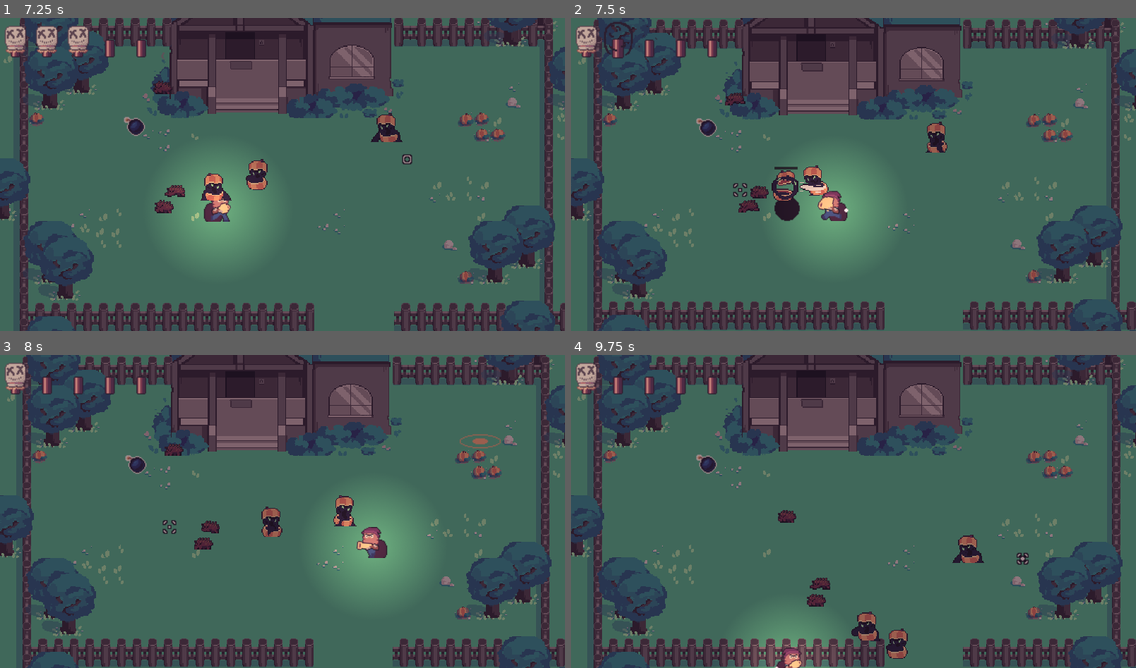
Above: before the commit, frames 1-4 (two rows, left to right).
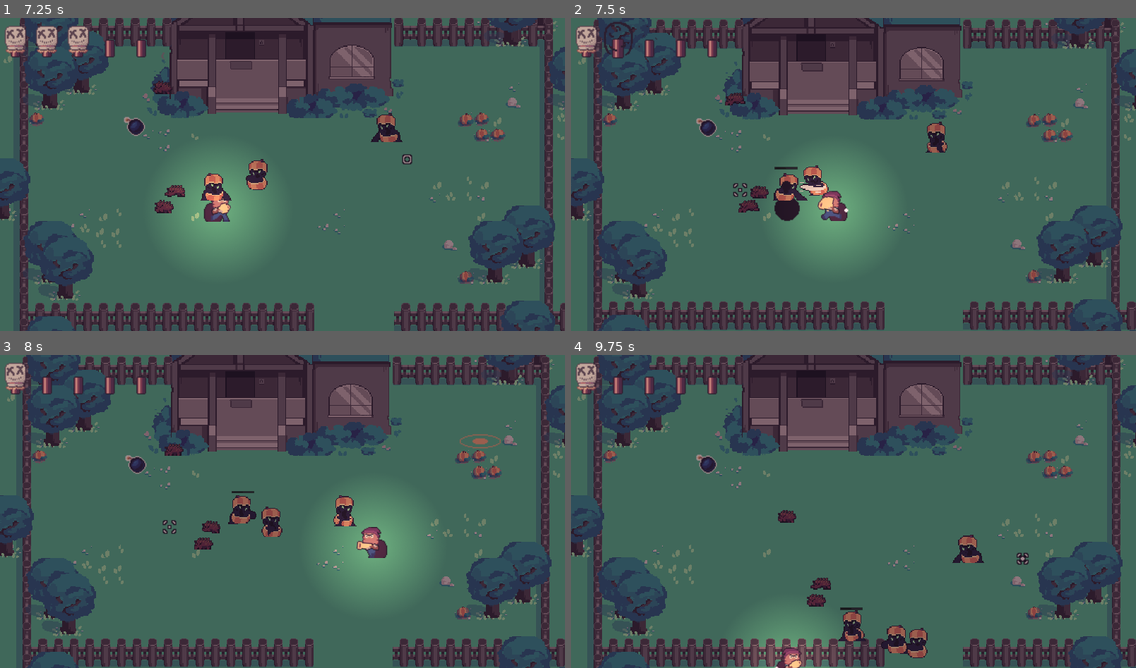
Above: after the commit, the same moments.

Repository: OceanBoy612/BrackeysJam2021
Game: Godot game, scene res://Code/World.tscn
Same seed, same stepped clock (60 frames per second), same inputs: the game is played once before the commit and once after it.
Inputs (mouse positions are in pixels of both pictures, inside the frame that each line leads up to):
- Up to frame 1 (7.25 s): move the mouse to (406, 158) at 0.52 s; press the mouse at (406, 158) at 0.53 s; hold Right (ui_right) 0.53-1.28 s; move the mouse to (169, 190) at 1.27 s; release the mouse at (169, 190) at 1.28 s; hold Down (ui_down) 1.28-2.03 s; click (169, 190) at 1.35 s; move the mouse to (339, 105) at 2.02 s; press the mouse at (339, 105) at 2.03 s; hold Right (ui_right) 2.03-2.78 s; move the mouse to (254, 237) at 2.77 s; release the mouse at (254, 237) at 2.78 s; hold Up (ui_up) 2.78-3.53 s; click (254, 237) at 2.85 s; move the mouse to (452, 221) at 3.52 s; press the mouse at (452, 221) at 3.53 s; hold Left (ui_left) 3.53-5.03 s; move the mouse to (113, 127) at 4.27 s; release the mouse at (113, 127) at 4.28 s; click (113, 127) at 4.35 s; move the mouse to (310, 174) at 5.02 s; press the mouse at (310, 174) at 5.03 s; hold Down (ui_down) 5.03-5.78 s; move the mouse to (197, 96) at 5.77 s; release the mouse at (197, 96) at 5.78 s; hold Right (ui_right) 5.78-6.53 s; click (197, 96) at 5.85 s; move the mouse to (406, 158) at 6.52 s; press the mouse at (406, 158) at 6.53 s; hold Up (ui_up) from 6.53 s (still down)
- Up to frame 2 (7.5 s): move the mouse to (740, 190) at 7.27 s; release Up (ui_up) at 7.28 s; release the mouse at (740, 190) at 7.28 s; hold Right (ui_right) from 7.28 s (still down); click (740, 190) at 7.35 s
- Up to frame 3 (8 s): keep holding Right (ui_right)
- Up to frame 4 (9.75 s): move the mouse to (910, 442) at 8.02 s; release Right (ui_right) at 8.03 s; press the mouse at (910, 442) at 8.03 s; hold Down (ui_down) 8.03-8.78 s; move the mouse to (825, 574) at 8.77 s; release the mouse at (825, 574) at 8.78 s; hold Left (ui_left) 8.78-9.53 s; click (825, 574) at 8.85 s; move the mouse to (1023, 558) at 9.52 s; press the mouse at (1023, 558) at 9.53 s; hold Up (ui_up) from 9.53 s (still down)

Frame 1 is identical in both runs. In frame 2, 0.3% of the frame differs, in the area x 35-42%, y 48-59%; in frame 3, 0.4%; in frame 4, 1.1%, in the area x 42-64%, y 71-98%.

Commit message:
Added knockback for the enemies

Diff:
--- a/src/Code/Bullets/BombBullet.tscn
+++ b/src/Code/Bullets/BombBullet.tscn
@@ -12,6 +12,7 @@
 shot_cone = 15.0
 break_sound = ExtResource( 4 )
 scene_to_spawn = ExtResource( 3 )
+knockback_power = 100
 
 [node name="Shape" parent="." index="0"]
 shape = SubResource( 1 )
--- a/src/Code/Bullets/BroomBullet.tscn
+++ b/src/Code/Bullets/BroomBullet.tscn
@@ -9,9 +9,10 @@
 
 [node name="BroomBullet" instance=ExtResource( 2 )]
 speed = 400.0
-damage = 4
+damage = 5
 rotate = false
 break_sound = ExtResource( 3 )
+knockback_power = 200
 
 [node name="Shape" parent="." index="0"]
 shape = SubResource( 1 )
--- a/src/Code/Bullets/ChairBullet.tscn
+++ b/src/Code/Bullets/ChairBullet.tscn
@@ -8,10 +8,11 @@
 radius = 14.0238
 
 [node name="ChairBullet" instance=ExtResource( 1 )]
-damage = 10
+damage = 5
 time_alive = 0.8
 shot_cone = 30.0
 break_sound = ExtResource( 3 )
+knockback_power = 600
 
 [node name="Shape" parent="." index="0"]
 shape = SubResource( 1 )
--- a/src/Code/Bullets/GenericBullet.gd
+++ b/src/Code/Bullets/GenericBullet.gd
@@ -12,6 +12,7 @@
 export var rotate = true
 export var break_sound: AudioStream
 export var scene_to_spawn: PackedScene
+export var knockback_power = 300
 
 
 onready var fragment_tscn = preload("res://Code/Fragmentation/Fragment.tscn")
@@ -46,6 +47,9 @@
 
 	for i in get_slide_count():
 		var col: KinematicCollision2D = get_slide_collision(i)
+		if col.collider.has_method("_knockback"):
+			var dir = (col.collider.global_position-global_position).normalized()
+			col.collider._knockback(dir, knockback_power)
 		if col.collider.has_method("damage"):
 			col.collider.damage(damage)
 			die()
--- a/src/Code/Bullets/HedgeHogBullet.tscn
+++ b/src/Code/Bullets/HedgeHogBullet.tscn
@@ -14,6 +14,7 @@
 shot_cone = 60.0
 break_sound = ExtResource( 4 )
 scene_to_spawn = ExtResource( 2 )
+knockback_power = 100
 
 [node name="Shape" parent="." index="0"]
 shape = SubResource( 1 )
--- a/src/Code/Bullets/KnifeBullet.tscn
+++ b/src/Code/Bullets/KnifeBullet.tscn
@@ -8,10 +8,11 @@
 
 [node name="KnifeBullet" instance=ExtResource( 1 )]
 speed = 600.0
-damage = 3
+damage = 5
 time_alive = 3.0
 shot_cone = 15.0
 break_sound = ExtResource( 3 )
+knockback_power = 100
 
 [node name="Shape" parent="." index="0"]
 shape = SubResource( 1 )
--- a/src/Code/Bullets/LampBullet.tscn
+++ b/src/Code/Bullets/LampBullet.tscn
@@ -7,7 +7,7 @@
 [sub_resource type="CircleShape2D" id=1]
 
 [node name="LampBullet" instance=ExtResource( 2 )]
-damage = 4
+damage = 5
 time_alive = 0.8
 shot_cone = 20.0
 break_sound = ExtResource( 3 )
--- a/src/Code/Enemies/Enemy.gd
+++ b/src/Code/Enemies/Enemy.gd
@@ -7,7 +7,10 @@
 export var speed = 250
 export var health: float = 1.0
 export var damage: float = 1.0
+export var knockbackSpeed = 300
 var move_dir = Vector2(1,0)
+var hitstun = 0
+var knockback = Vector2.ZERO
 
 
 func _ready():
@@ -32,9 +35,18 @@
 
 func enemy_process(_delta):
 	move_dir = get_dir_to_player()
-	var _vel = move_and_slide(move_dir * speed)
+	if hitstun == 0:
+		var _vel = move_and_slide(move_dir * speed)
+	else:
+		var _vel = move_and_slide(knockback)
+	if hitstun > 0:
+		 hitstun -= 1
 	emit_signal("moved")
 
+
+func _knockback(dir, power):
+	hitstun = 6
+	knockback = (dir.normalized() * power)
 
 func damage(amt: float):
 	health -= amt
--- a/src/Code/Enemies/Pumpkin.tscn
+++ b/src/Code/Enemies/Pumpkin.tscn
@@ -16,6 +16,7 @@
 
 [node name="Pumpkin" instance=ExtResource( 1 )]
 script = ExtResource( 7 )
+health = 10.0
 
 [node name="Sprite" parent="." index="0"]
 frames = ExtResource( 2 )
